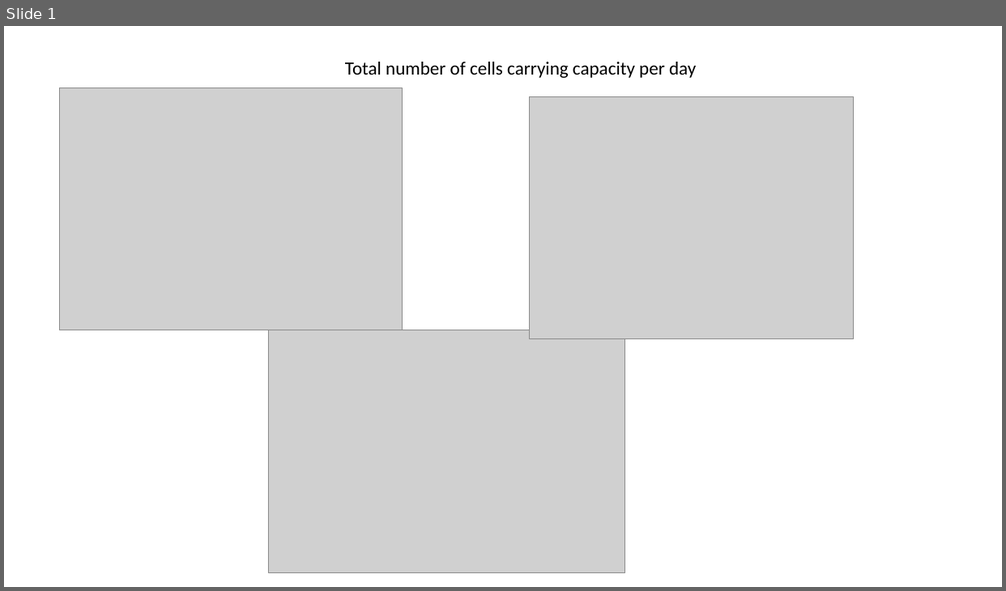
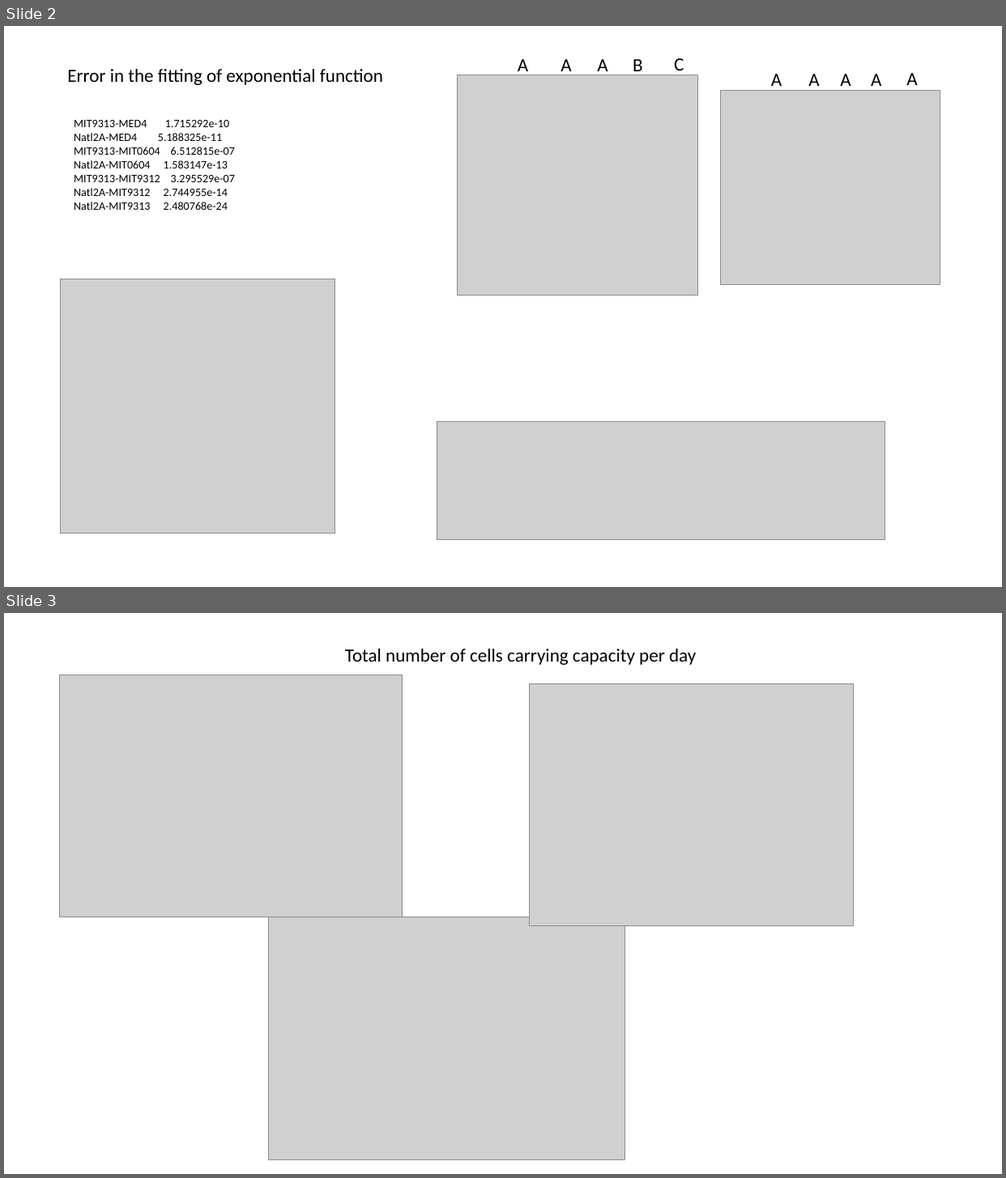
Before and after one commit to wosnat/ccpa, a slide deck: ccpa pro vs fl and capacity 15032020.pptx. Shown one above the other, each under a label of ours: slide 1 before the commit, slides 2 and 3 after it. The pictures are 1006x591 and 1006x1178 pixels, drawn with LibreOffice and Linux fonts; fonts in the diff are those of the drawing; grey boxes stand for pictures. Boxes give left, top, right and bottom in pixels: in the first picture for what was removed or moved away, otherwise in the second. Text is boxed around its words. In the diff, an @@ line names an element or a change of style, - is before the commit and + after.

```diff
--- a/ccpa pro vs fl and capacity 15032020.pptx
+++ b/ccpa pro vs fl and capacity 15032020.pptx
@@ slide 2 added at [4, 26, 1002, 587], background #FFFFFF @@
@@ text added at [67, 69, 383, 85], 18 pt, text #000000 @@
+Error in the fitting of exponential function
@@ group added at [518, 58, 684, 76]: 5 texts @@
+A
+C
+A
+A
+B
@@ group added at [771, 73, 917, 92]: 5 texts @@
+A
+A
+A
+A
+A
@@ picture added at [458, 75, 698, 296] @@
@@ picture added at [720, 90, 940, 285] @@
@@ text added at [74, 120, 235, 210], 11 pt, text #000000 @@
+MIT9313-MED4 1.715292e-10
+Natl2A-MED4 5.188325e-11
+MIT9313-MIT0604 6.512815e-07
+Natl2A-MIT0604 1.583147e-13
+MIT9313-MIT9312 3.295529e-07
+Natl2A-MIT9312 2.744955e-14
+Natl2A-MIT9313 2.480768e-24
@@ picture added at [60, 279, 335, 534] @@
@@ picture added at [437, 422, 886, 541] @@
@@ what was slide 1 is now slide 3 @@
```
Also in this commit, not shown: 1 other slide added, 7 other files.
